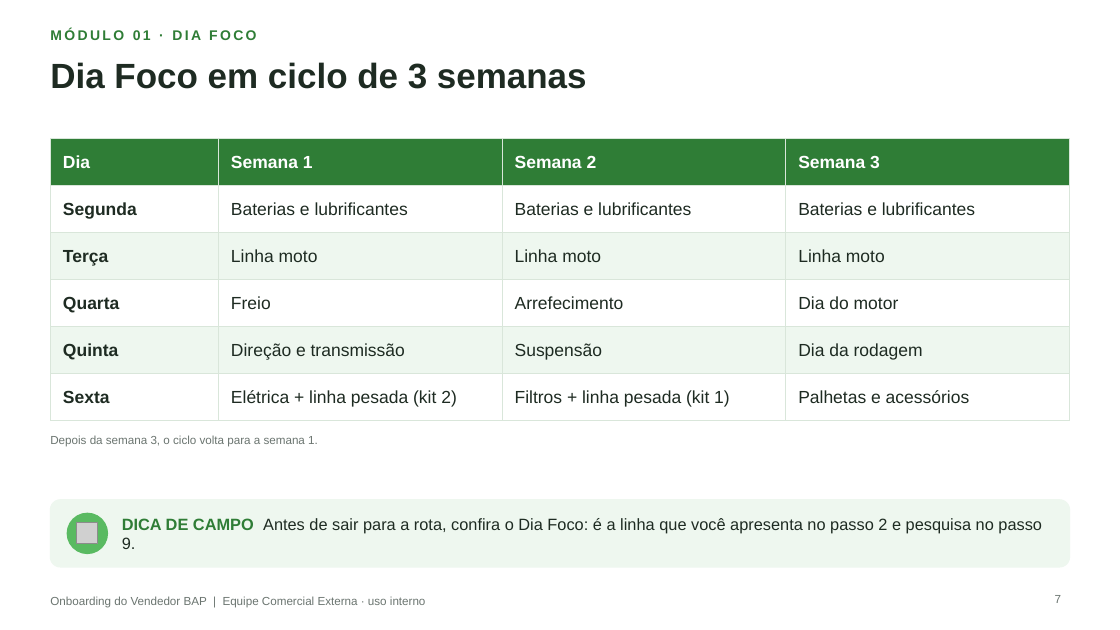
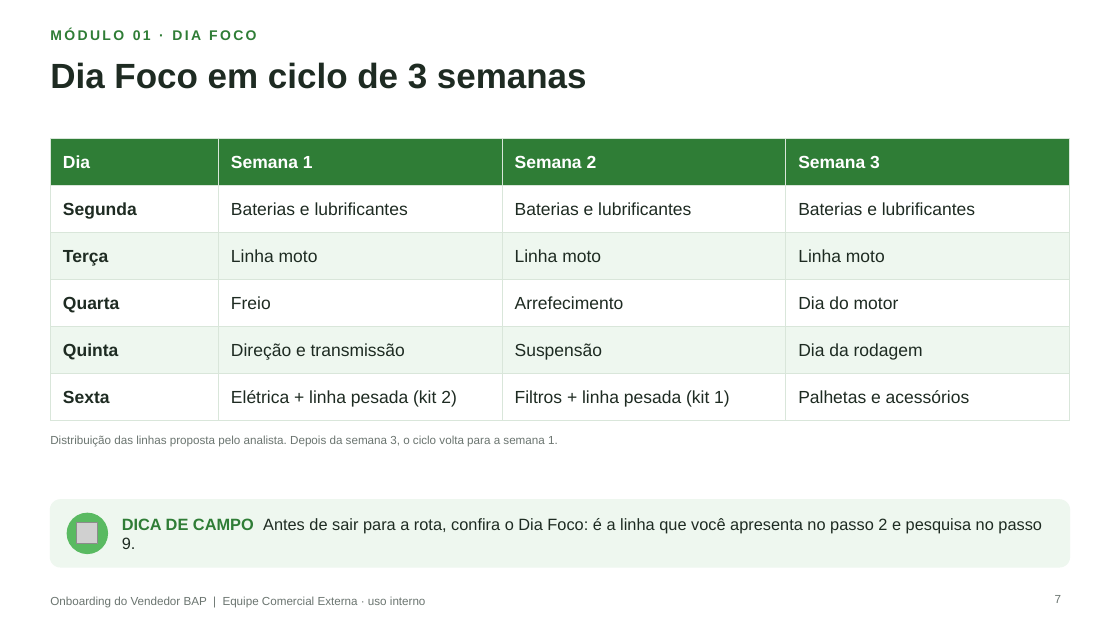
Before and after one commit to aloirr/bapajudacatalogo, a slide deck: slide 7 of catalogo_grafico/entregas/Treinamento_Onboarding_Vendedor_BAP_Vendedores.pptx. Drawn at 1120x630 pixels with LibreOffice and Linux fonts; fonts in the diff are those of the drawing; grey boxes stand for pictures; background and template pictures are left out. Boxes give left, top, right and bottom in pixels: in the first picture for what was removed or moved away, otherwise in the second. Text is boxed around its words. In the diff, an @@ line names an element or a change of style, - is before the commit and + after.

```diff
--- a/catalogo_grafico/entregas/Treinamento_Onboarding_Vendedor_BAP_Vendedores.pptx
+++ b/catalogo_grafico/entregas/Treinamento_Onboarding_Vendedor_BAP_Vendedores.pptx
@@ text at [50,435,558,447]: text changed @@
-Depois da semana 3, o ciclo volta para a semana 1.
+Distribuição das linhas proposta pelo analista. Depois da semana 3, o ciclo volta para a semana 1.
```
Also in this commit, not shown: 14 other slides changed, 30 other files.
